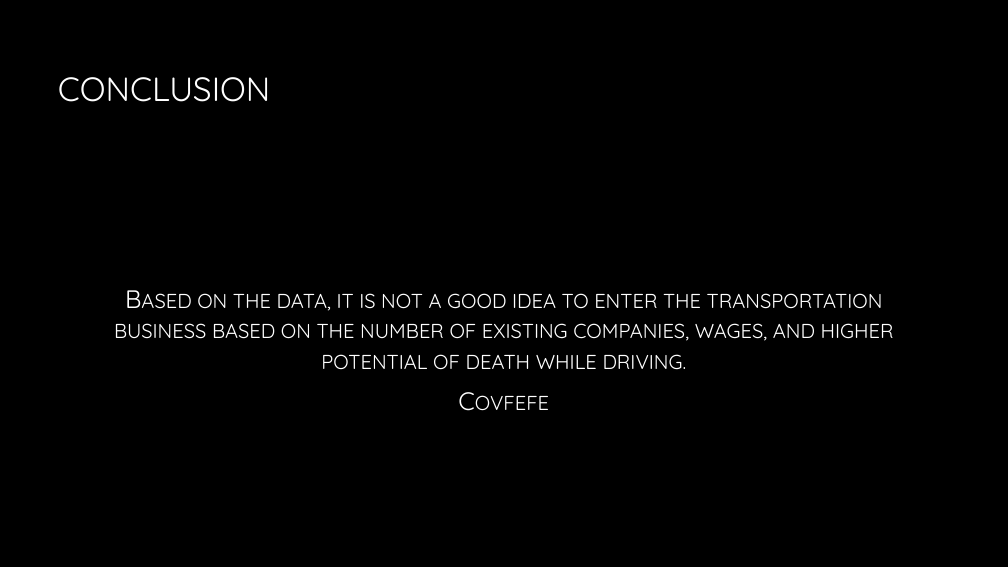
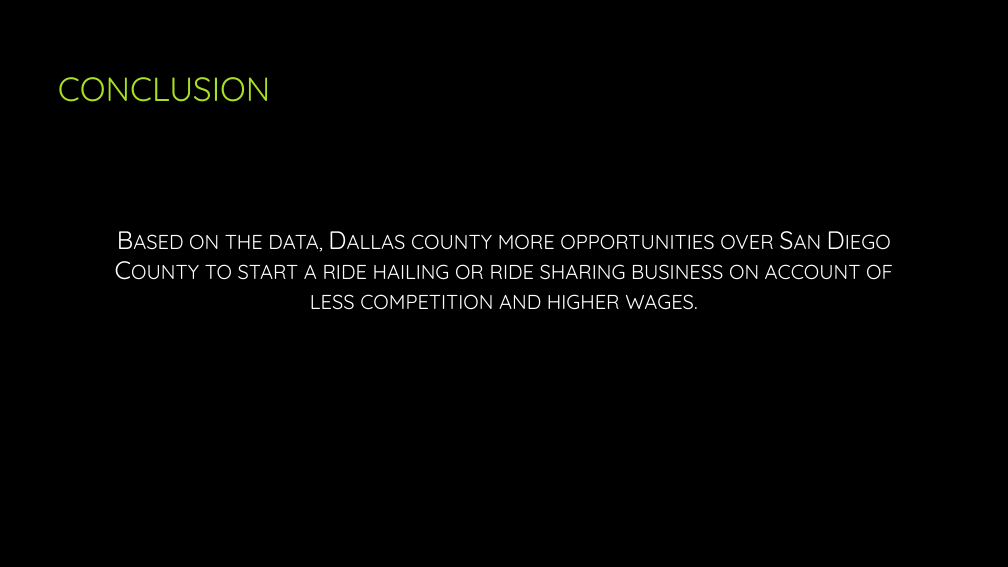
Before and after one commit to df-danfox/Data_Viz_Project, a slide deck: slide 9 of Project 1.pptx (slide 8 before the commit). Drawn at 1008x567 pixels with LibreOffice and Linux fonts; fonts in the diff are those of the drawing; background and template pictures are left out. Boxes give left, top, right and bottom in pixels: in the first picture for what was removed or moved away, otherwise in the second. Text is boxed around its words. In the diff, an @@ line names an element or a change of style, - is before the commit and + after.

```diff
--- a/Project 1.pptx
+++ b/Project 1.pptx
@@ title "CONCLUSION" at bbox=[58, 77, 270, 102]: text colour gradient #FFFFFF to #A6A6A6 to #A9E023 @@
@@ text "Based on the data, Dallas ..." at bbox=[189, 234, 893, 310]: vertical alignment middle to top @@
@@ text at bbox=[189, 234, 893, 310]: text changed; text colour gradient #FFFFFF to #BFBFBF to #FFFFFF @@
-Based on the data, it is not a good idea to enter the transportation business based on the number of existing companies, wages, and higher potential of death while driving.
-Covfefe
+Based on the data, Dallas county more opportunities over San Diego County to start a ride hailing or ride sharing business on account of less competition and higher wages.
```
Also in this commit, not shown: 2 other slides changed, 7 slides added, 5 slides removed, 6 other files.
